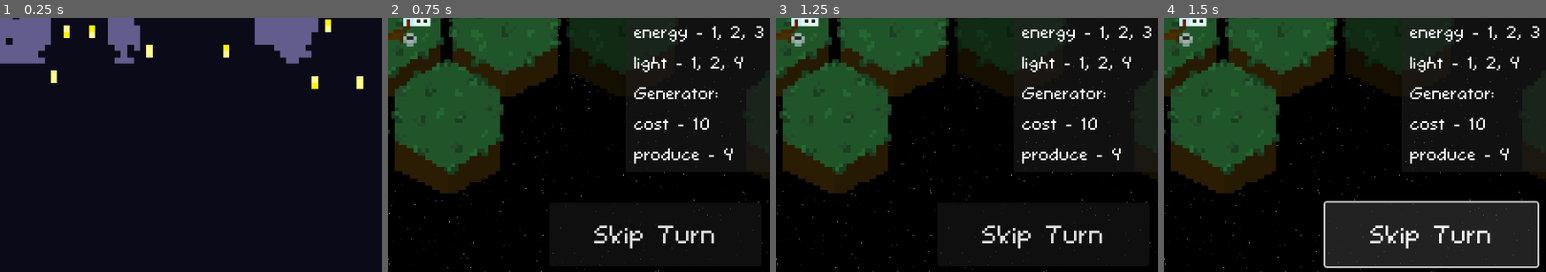
Above: before the commit, frames 1-4 (left to right).
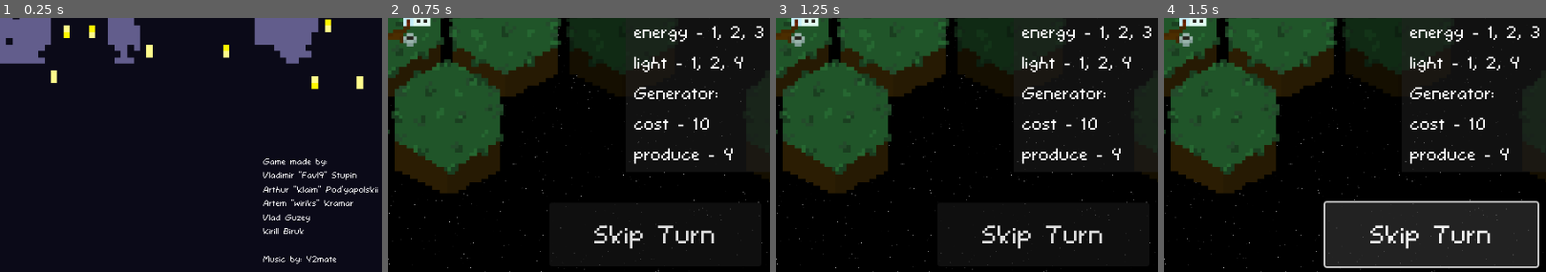
Above: after the commit, the same moments.

Repository: KlaimP/GameJam2.0
Game: Godot game, scene res://menu.tscn
Two runs of this game, one before a commit and one after it. Both use one fixed random seed, a clock stepped at 60 frames per second and the inputs below.
Inputs:
- Up to frame 1 (0.25 s): no input
- Up to frame 2 (0.75 s): click "Start" at 0.5 s
- Up to frame 3 (1.25 s): no input
- Up to frame 4 (1.5 s): click "Skip Turn" at 1.25 s
The pictures show only the part of the screen within x 50-100%, y 50-100%; the shares and areas given below are measured in that part.

The runs differ from the first frame. In frame 1, 1.8% of the frame differs, in the area x 68-99%, y 55-97%; in frame 2, nothing differs; in frame 3, nothing differs; in frame 4, nothing differs.

Commit message:
ОНО ГОТОВО

Diff:
--- a/default_bus_layout.tres
+++ b/default_bus_layout.tres
@@ -1,4 +1,9 @@
-[gd_resource type="AudioBusLayout" format=3 uid="uid://b1sjilwxepb6c"]
+[gd_resource type="AudioBusLayout" load_steps=2 format=3 uid="uid://b1sjilwxepb6c"]
+
+[sub_resource type="AudioEffectFilter" id="AudioEffectFilter_r6dhr"]
+resource_name = "Filter"
 
 [resource]
-bus/0/volume_db = 6.02
+bus/0/volume_db = 0.0694828
+bus/0/effect/0/effect = SubResource("AudioEffectFilter_r6dhr")
+bus/0/effect/0/enabled = true
--- a/loose.tscn
+++ b/loose.tscn
@@ -1,8 +1,9 @@
-[gd_scene load_steps=8 format=3 uid="uid://blaqh1tny2pv0"]
+[gd_scene load_steps=9 format=3 uid="uid://blaqh1tny2pv0"]
 
 [ext_resource type="Script" path="res://Loose.gd" id="1_o6mr3"]
 [ext_resource type="FontFile" uid="uid://bquer5nna1u0l" path="res://font/ComicoroRu_0.ttf" id="2_6l0ys"]
 [ext_resource type="Texture2D" uid="uid://k54q6vywl23m" path="res://assets/loseMenu.png" id="3_qrdyv"]
+[ext_resource type="AudioStream" uid="uid://ys206ixeodsy" path="res://music/Y2mate.mx - A Lonely Cherry Tree 🌸 (128 kbps).mp3" id="4_ijobu"]
 
 [sub_resource type="StyleBoxEmpty" id="StyleBoxEmpty_vmknh"]
 
@@ -51,5 +52,9 @@
 theme_override_styles/focus = SubResource("StyleBoxEmpty_qeoa8")
 text = "Main menu"
 
+[node name="AudioStreamPlayer2D" type="AudioStreamPlayer2D" parent="."]
+stream = ExtResource("4_ijobu")
+autoplay = true
+
 [connection signal="pressed" from="RestartButton" to="." method="_on_button_pressed"]
 [connection signal="pressed" from="MainMenuButton" to="." method="_on_main_menu_button_pressed"]
--- a/main.tscn
+++ b/main.tscn
@@ -13,6 +13,7 @@
 [ext_resource type="Script" path="res://PauseMenu.gd" id="9_at8kd"]
 [ext_resource type="Script" path="res://InfoLabel.gd" id="10_flnke"]
 [ext_resource type="Shader" path="res://shaders/back.gdshader" id="11_epf3o"]
+[ext_resource type="AudioStream" uid="uid://cr0o4ep4tal6b" path="res://music/Y2mate.mx - No Muscle No Problem (128 kbps).mp3" id="14_5hyqe"]
 
 [sub_resource type="ShaderMaterial" id="ShaderMaterial_avt40"]
 shader = ExtResource("11_epf3o")
@@ -229,6 +230,10 @@
 visible = false
 z_index = 100
 
+[node name="AudioStreamPlayer2D" type="AudioStreamPlayer2D" parent="."]
+stream = ExtResource("14_5hyqe")
+autoplay = true
+
 [connection signal="pressed" from="Camera2D/UI/SkipTurnButton" to="Camera2D/UI/SkipTurnButton" method="_on_pressed"]
 [connection signal="pressed" from="Camera2D/UI/PauseMenu/ResumeButton" to="Camera2D/UI/PauseMenu" method="_on_resume_button_pressed"]
 [connection signal="pressed" from="Camera2D/UI/PauseMenu/ExitButton" to="Camera2D/UI/PauseMenu" method="_on_exit_button_pressed"]
--- a/menu.tscn
+++ b/menu.tscn
@@ -8,6 +8,7 @@
 [ext_resource type="Texture2D" uid="uid://0qr7vmv2261v" path="res://assets/miniCat_2.png" id="6_3t2kg"]
 [ext_resource type="Texture2D" uid="uid://ivjptpoia8wn" path="res://assets/miniCat_3.png" id="7_nrss1"]
 [ext_resource type="Texture2D" uid="uid://b6gj6bd61ccv2" path="res://assets/miniCat_4.png" id="8_l1f17"]
+[ext_resource type="AudioStream" uid="uid://unvraeoycq6k" path="res://music/Y2mate.mx - An Ancient King 👑 (128 kbps).mp3" id="9_rou7t"]
 
 [sub_resource type="StyleBoxEmpty" id="StyleBoxEmpty_8etti"]
 
@@ -121,6 +122,33 @@
 autoplay = "default"
 frame_progress = 0.741942
 
+[node name="AudioStreamPlayer2D" type="AudioStreamPlayer2D" parent="."]
+stream = ExtResource("9_rou7t")
+autoplay = true
+
+[node name="AudioStreamPlayer2D" type="AudioStreamPlayer2D" parent="AudioStreamPlayer2D"]
+stream = ExtResource("9_rou7t")
+autoplay = true
+
+[node name="Label" type="Label" parent="."]
+texture_filter = 1
+layout_mode = 0
+offset_left = 760.0
+offset_top = 460.0
+offset_right = 1040.0
+offset_bottom = 740.0
+scale = Vector2(0.5, 0.5)
+theme_override_fonts/font = ExtResource("2_jxc3k")
+theme_override_font_sizes/font_size = 32
+text = "Game made by:
+Vladimir \"Favl9\" Stupin
+Arthur \"Klaim\" Pod'yapolskii
+Artem \"wiriks\" Kramar
+Vlad Guzey
+Kirill Biruk
+
+Music by: Y2mate"
+
 [connection signal="pressed" from="MarginContainer/VBoxContainer/Play" to="." method="_on_play_pressed"]
 [connection signal="pressed" from="MarginContainer/VBoxContainer/Tutorial" to="." method="_on_tutorial_pressed"]
 [connection signal="pressed" from="MarginContainer/VBoxContainer/Exit" to="." method="_on_exit_pressed"]
--- a/win_scene.tscn
+++ b/win_scene.tscn
@@ -1,8 +1,9 @@
-[gd_scene load_steps=8 format=3 uid="uid://xeb3ytc3g3w5"]
+[gd_scene load_steps=9 format=3 uid="uid://xeb3ytc3g3w5"]
 
 [ext_resource type="Script" path="res://WinScene.gd" id="1_nm64a"]
 [ext_resource type="FontFile" uid="uid://bquer5nna1u0l" path="res://font/ComicoroRu_0.ttf" id="2_bk1nf"]
 [ext_resource type="Texture2D" uid="uid://bcr3o346myoef" path="res://assets/winMenu.png" id="2_ytmp3"]
+[ext_resource type="AudioStream" uid="uid://hqp8ltli4iti" path="res://music/Y2mate.mx - Big Helmet (128 kbps).mp3" id="4_v5cej"]
 
 [sub_resource type="StyleBoxEmpty" id="StyleBoxEmpty_doldb"]
 
@@ -50,5 +51,9 @@
 theme_override_styles/focus = SubResource("StyleBoxEmpty_ss3iv")
 text = "Restart"
 
+[node name="AudioStreamPlayer2D" type="AudioStreamPlayer2D" parent="."]
+stream = ExtResource("4_v5cej")
+autoplay = true
+
 [connection signal="pressed" from="ReturnToMainMenu" to="." method="_on_return_to_main_menu_pressed"]
 [connection signal="pressed" from="Restart" to="." method="_on_return_to_main_menu_2_pressed"]
Not shown: 1 places in main.tscn that only renumber resources
Not shown: 1 places in menu.tscn that only renumber resources
Not shown, added: music/Y2mate.mx - A Lonely Cherry Tree 🌸 (128 kbps).mp3.import
Not shown, added: music/Y2mate.mx - An Ancient King 👑 (128 kbps).mp3.import
Not shown, added: music/Y2mate.mx - Big Helmet (128 kbps).mp3.import
Not shown, added: music/Y2mate.mx - No Muscle No Problem (128 kbps).mp3.import
Not shown, added: music/Y2mate.mx - A Lonely Cherry Tree 🌸 (128 kbps).mp3
Not shown, added: music/Y2mate.mx - An Ancient King 👑 (128 kbps).mp3
Not shown, added: music/Y2mate.mx - Big Helmet (128 kbps).mp3
Not shown, added: music/Y2mate.mx - No Muscle No Problem (128 kbps).mp3
